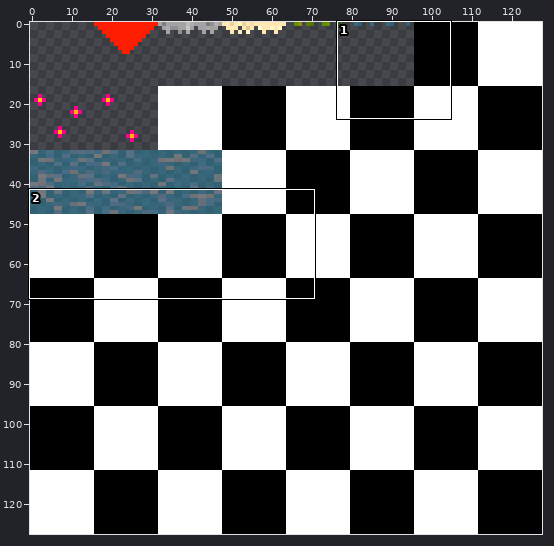
One commit to this sprite sheet: source/Res/Terrain/ground_details.png. Above, an overview of the earlier version with the close-up marked.
Close-up. The starting point:
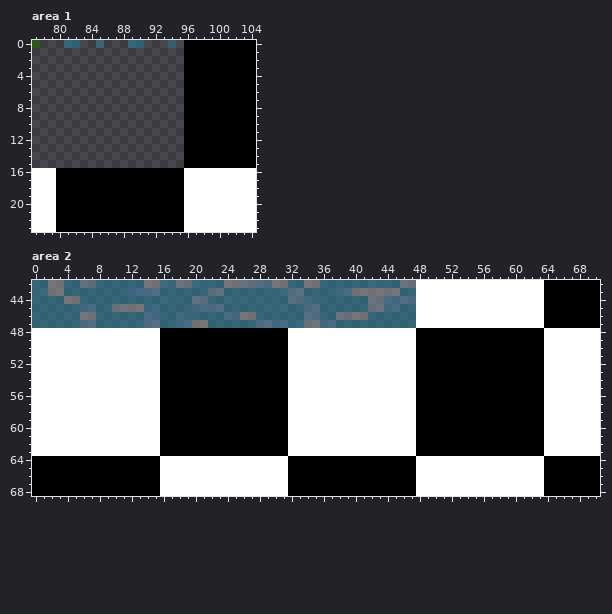
The file is 128x128 pixels. Colours within 5 levels of each other are drawn and written as one. Shown: area 1: x 77..104, y 0..23; area 2: x 0..70, y 42..68.
After the commit:
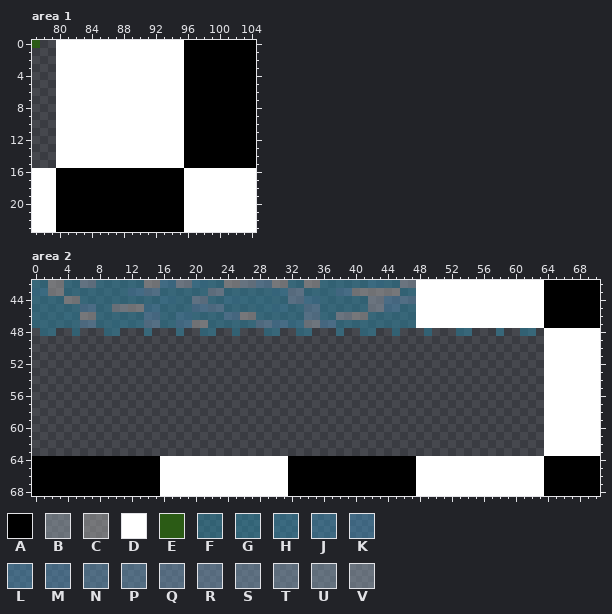
Palette (. is transparent): A #000000  B #97a3ad7f  C #a7a7a77f  D #ffffff  E #2b5b15  F #2987a57f  G #2a8aab7f  H #308db37f  J #3b8eb97f  K #428fbc7f  L #4890bd7f  M #5091bd7f  N #5f94bb7f  P #6596bb7f  Q #6c97b97f  R #7299b87f  S #789ab67f  T #809cb47f  U #879eb37f  V #91a1b07f
Difference:
Area 1:
y 0: x 80..95 .FF..F...FF...F. -> DDDDDDDDDDDDDDDD
y 1..15: x 80..95 ................ -> DDDDDDDDDDDDDDDD
Area 2:
y 48: x 0..63 DDDDDDDDDDDDDDDDAAAAAAAAAAAAAAAADDDDDDDDDDDDDDDDAAAAAAAAAAAAAAAA -> .FF..F...FF...F...F..FF..F...FF..FF...F..FF..F...F...FF...F..FF.
y 49..63: x 0..63 DDDDDDDDDDDDDDDDAAAAAAAAAAAAAAAADDDDDDDDDDDDDDDDAAAAAAAAAAAAAAAA -> ................................................................
Changed places in both close-ups, as pixel boxes (x1, y1, x2, y2):
changed: (56, 40, 184, 168)
changed: (32, 328, 544, 456)
